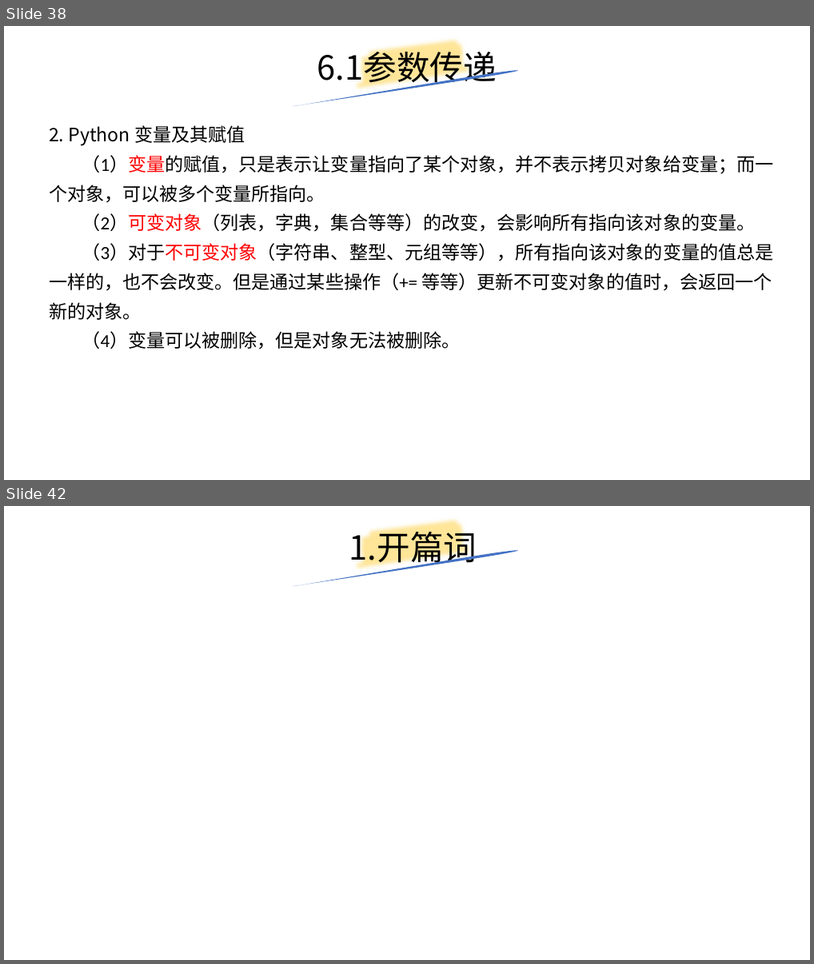
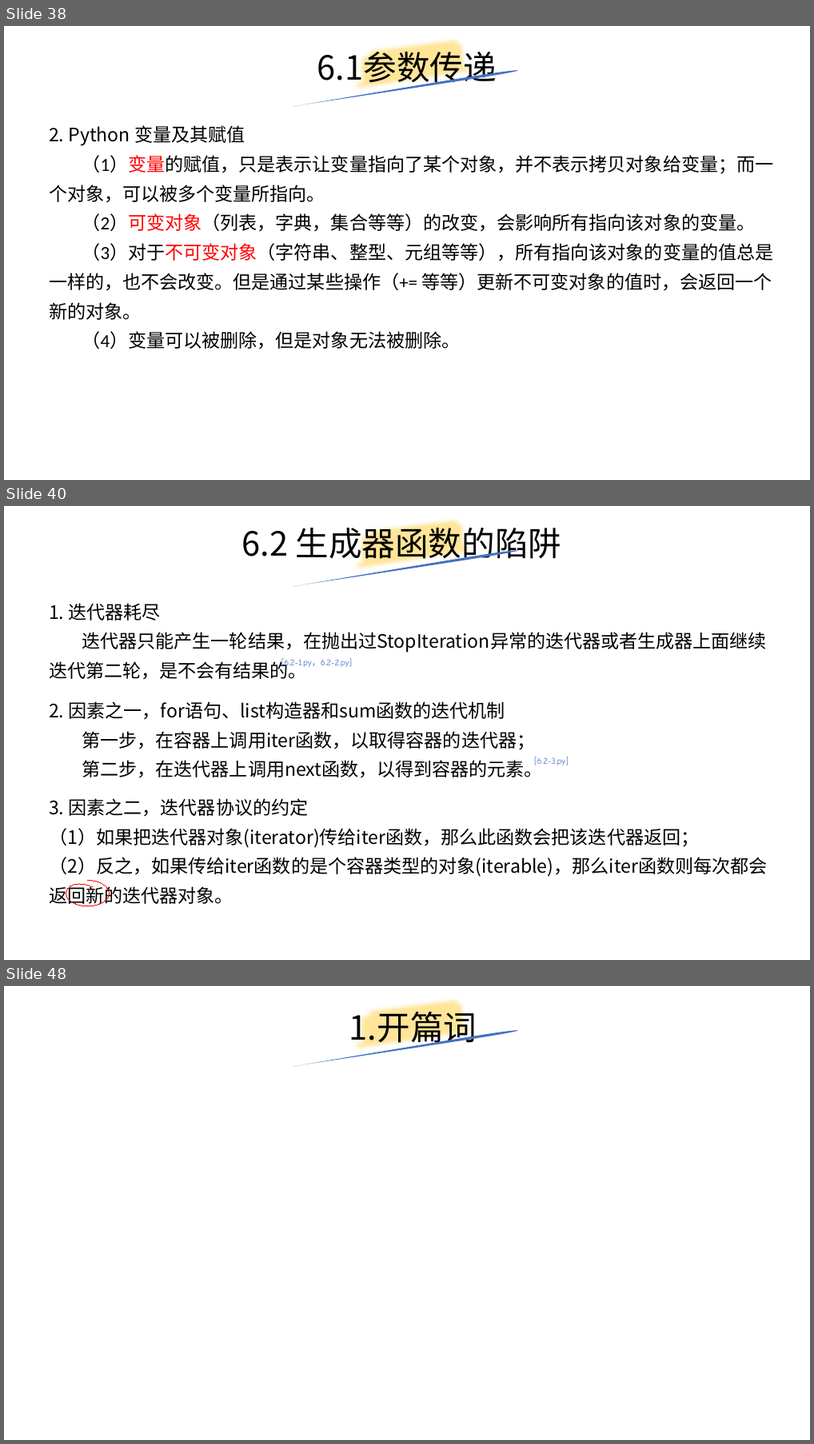
Before and after one commit to yiwenliu/CorePython, a slide deck: PPT/CorePython.pptx. Shown one above the other, each under a label of ours: slides 38 and 42 before the commit, slides 38, 40 and 48 after it; the slides between them are not shown. The pictures are 814x964 and 814x1444 pixels, drawn with LibreOffice and Linux fonts; fonts in the diff are those of the drawing. Boxes give left, top, right and bottom in pixels: in the first picture for what was removed or moved away, otherwise in the second. Text is boxed around its words. In the diff, an @@ line names an element or a change of style, - is before the commit and + after.

```diff
--- a/PPT/CorePython.pptx
+++ b/PPT/CorePython.pptx
@@ slide 40 added at [4,506,810,960], background #FFFFFF @@
@@ title added at [242,522,562,564], 39.6 pt, text #000000 @@
+6.2 生成器函数的陷阱
@@ freeform shape added at [353,506,476,586], outline #FFE699 16 pt @@
@@ freeform shape added at [292,549,519,586], fill #4472C4 @@
@@ text added at [49,603,766,680], 22 pt, text #000000 @@
+1. 迭代器耗尽
+迭代器只能产生一轮结果，在抛出过StopIteration异常的迭代器或者生成器上面继续迭代第二轮，是不会有结果的。
@@ text added at [282,658,352,668], 18 pt, text #4472C4 @@
+[6.2-1.py，6.2-2.py]
@@ text added at [49,701,543,778], 22 pt, text #000000 @@
+2. 因素之一，for语句、list构造器和sum函数的迭代机制
+第一步，在容器上调用iter函数，以取得容器的迭代器；
+第二步，在迭代器上调用next函数，以得到容器的元素。
@@ text added at [534,756,569,765], 18 pt, text #4472C4 @@
+[6.2-3.py]
@@ text added at [49,798,767,906], 22 pt, text #000000 @@
+3. 因素之二，迭代器协议的约定
+（1）如果把迭代器对象(iterator)传给iter函数，那么此函数会把该迭代器返回；
+（2）反之，如果传给iter函数的是个容器类型的对象(iterable)，那么iter函数则每次都会返回新的迭代器对象。
@@ freeform shape added at [66,880,110,906], outline #FF0000 0.75 pt @@
@@ what was slide 42 is now slide 48 @@
```
Also in this commit, not shown: 1 slide changed, 7 other slides added, 2 slides removed, 10 other files.
